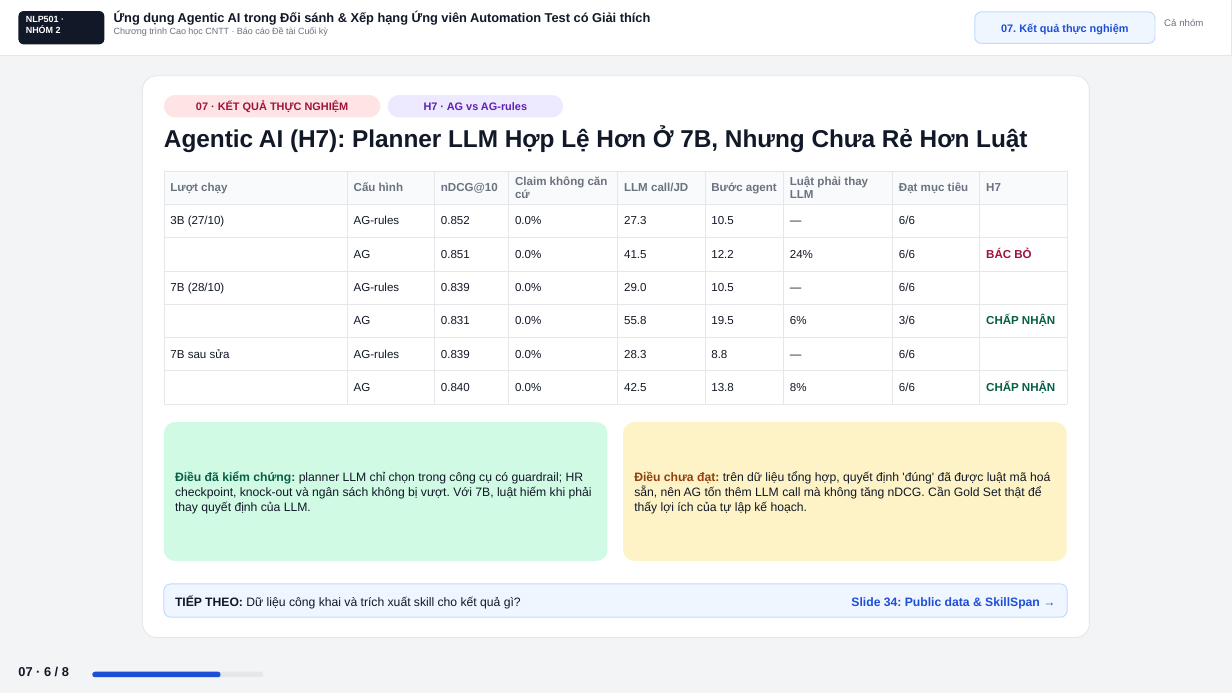
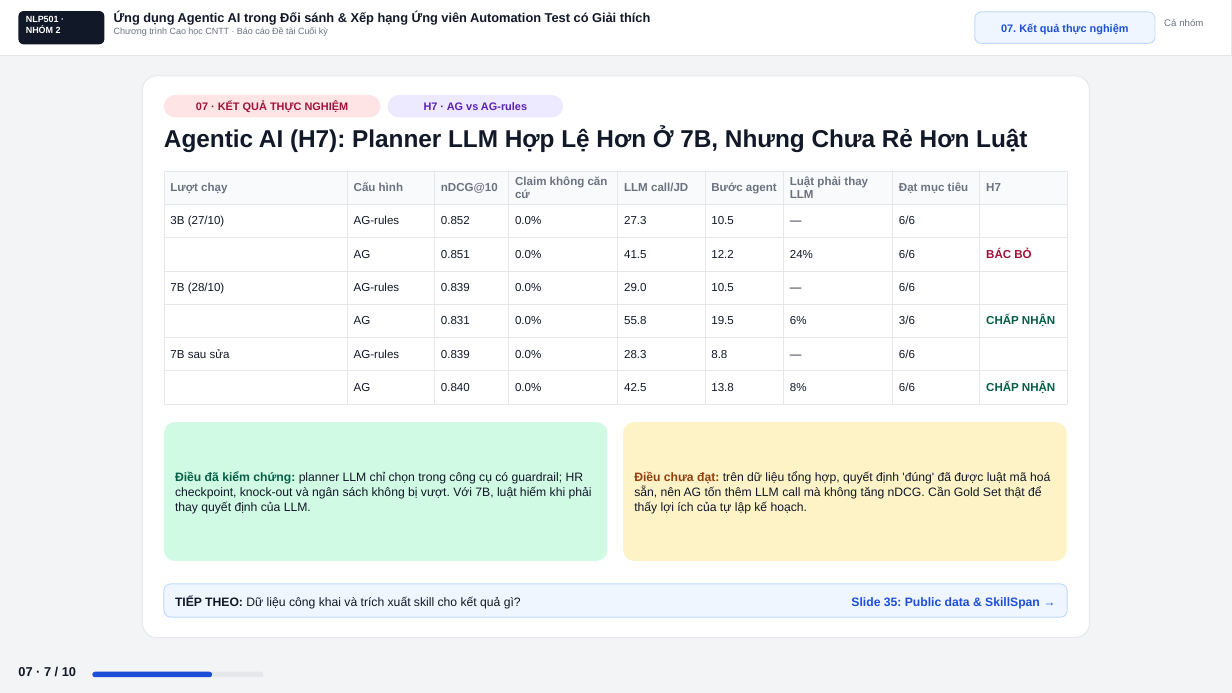
Before and after one commit to ZgsNat/NLP501.22_GROUP_2, a slide deck: slide 34 of Slide_Group2_NLP501-3.pptx (slide 33 before the commit). Drawn at 1232x693 pixels with LibreOffice and Linux fonts; fonts in the diff are those of the drawing. Boxes give left, top, right and bottom in pixels: in the first picture for what was removed or moved away, otherwise in the second. Text is boxed around its words. In the diff, an @@ line names an element or a change of style, - is before the commit and + after.

Commit message:
feat: add fine-tune results to slides and README
- Dense encoder trains with CachedMultipleNegativesRankingLoss (mini-batch 4) to avoid the CPU crash at batch 16
- Fine-tune slide, ConFit prior-work row and conclusion use the 29/10 runs (Gold Set and public data)
- ConFit row now reports the public-data result where fine-tuned dense beats BM25
- README documents fine-tune metrics and base vs fine-tuned nDCG@10

```diff
--- a/Slide_Group2_NLP501-3.pptx
+++ b/Slide_Group2_NLP501-3.pptx
@@ text at [851, 597, 1040, 609]: text changed @@
-Slide 34: Public data & SkillSpan →
+Slide 35: Public data & SkillSpan →
@@ text at [18, 667, 76, 676]: text changed @@
-07 · 6 / 8
+07 · 7 / 10
@@ rounded rectangle: place and size @@
-rounded rectangle at [92, 672, 221, 677]
+rounded rectangle at [92, 672, 212, 677]
```
Also in this commit, not shown: 8 other slides changed, 2 slides added, 6 other files.
